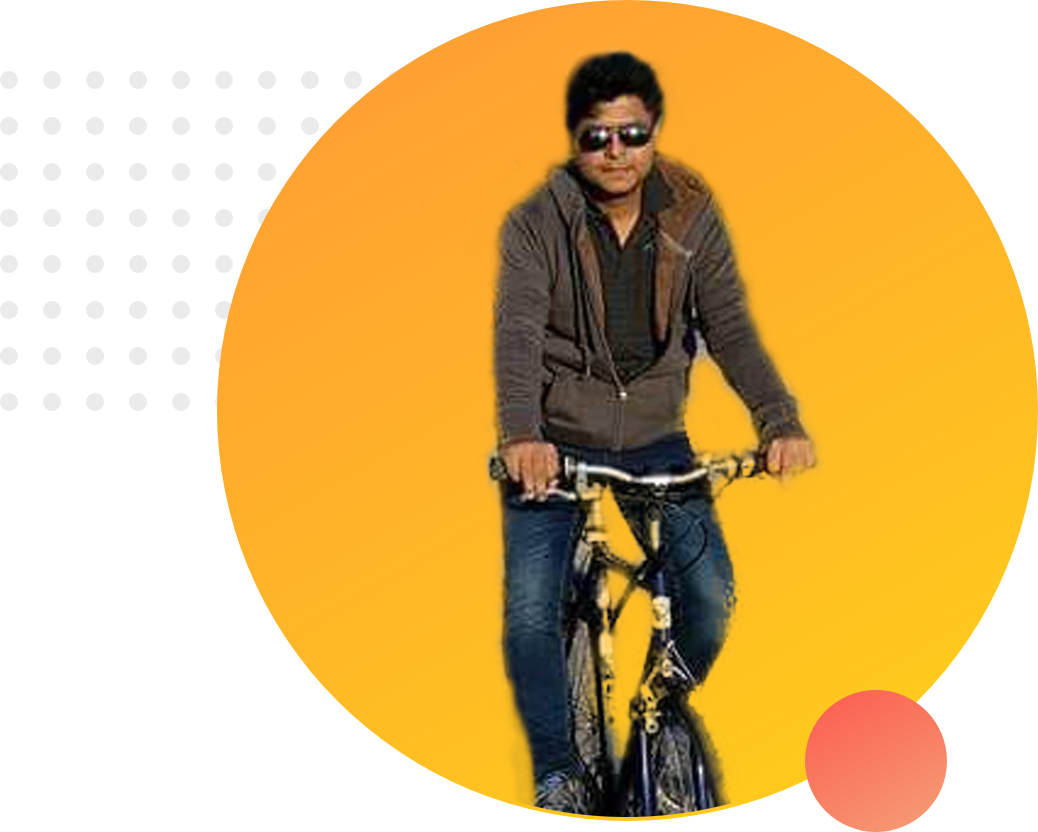
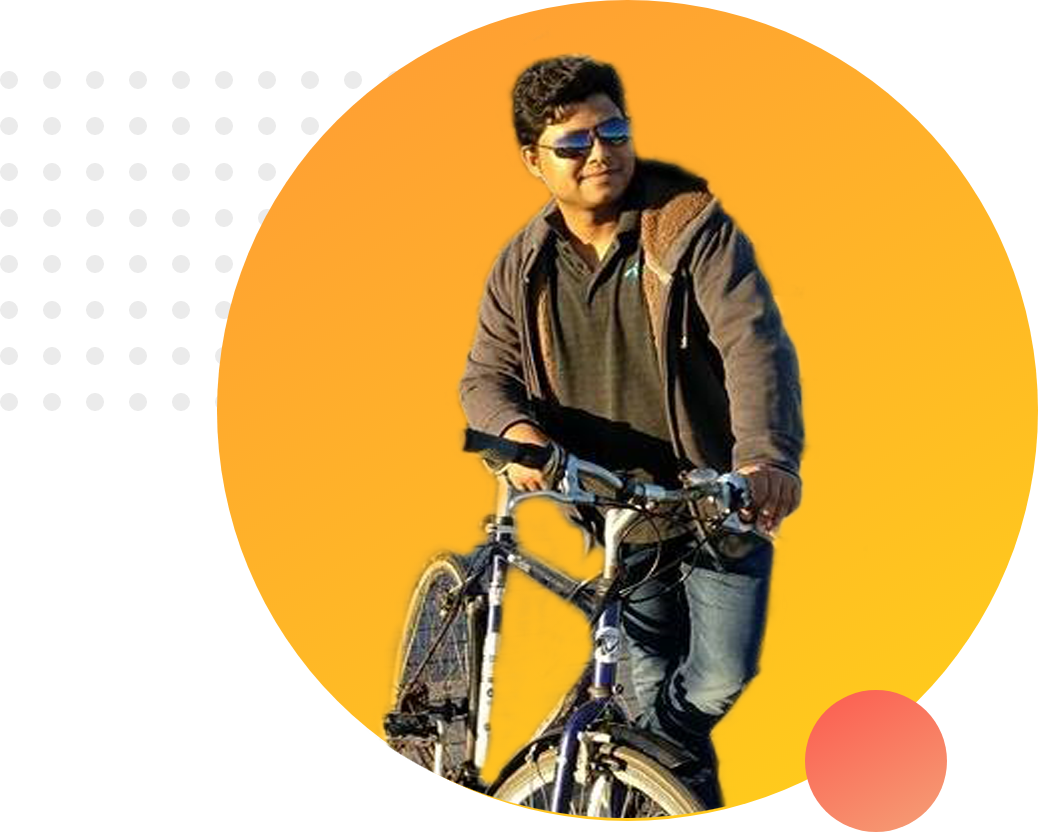
Comparing the layer stacks of the two (1038, 832) images. Changes:
painted on "Layer 1" over [375, 31, 825, 818]
